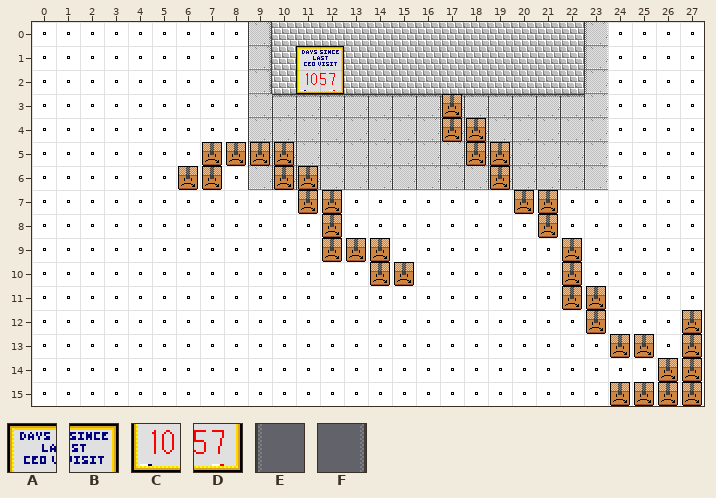
A Tiled map gets an edit: Content/testmap.tmx. Above: the version before the commit.
Cells are 24x24 px. Shown: x 0..27, y 0..15.
Key: from "DaysSinceCEOSign": A 0, B 1, C 2, D 3; from "wallleftshadow": E 0; from "wallrightshadow": F 0.
_ is an empty cell.
Layers that did not change in this view are not listed.
Layer "Active Decor 2" before, first column x 0:
 0 _________F_____________E____
 1 _________F_AB__________E____
 2 _________F_CD__________E____
 3 ____________________________
 4 ____________________________
 5 ____________________________
 6 ____________________________
 7 ____________________________
 8 ____________________________
 9 ____________________________
10 ____________________________
11 ____________________________
12 ____________________________
13 ____________________________
14 ____________________________
15 ____________________________
Once edited:
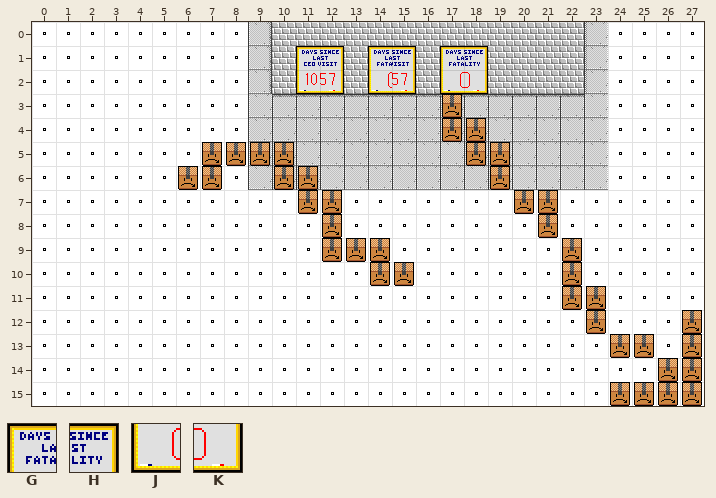
Further tiles: from "DaysSinceFatalitySign": G 0, H 1, J 2, K 3.
The author wrote: Added more signs, One is mix-and-matched to see what that's like.
Change:
Changed rows in their new state; . is an unchanged cell.
Layer "Active Decor 2":
first column x 14:
 1 GB.GH
 2 JD.JK
Pixel boxes of the changes (left, top, right, bottom) in both pictures:
added: (368, 46, 416, 94)
added: (440, 46, 488, 94)
